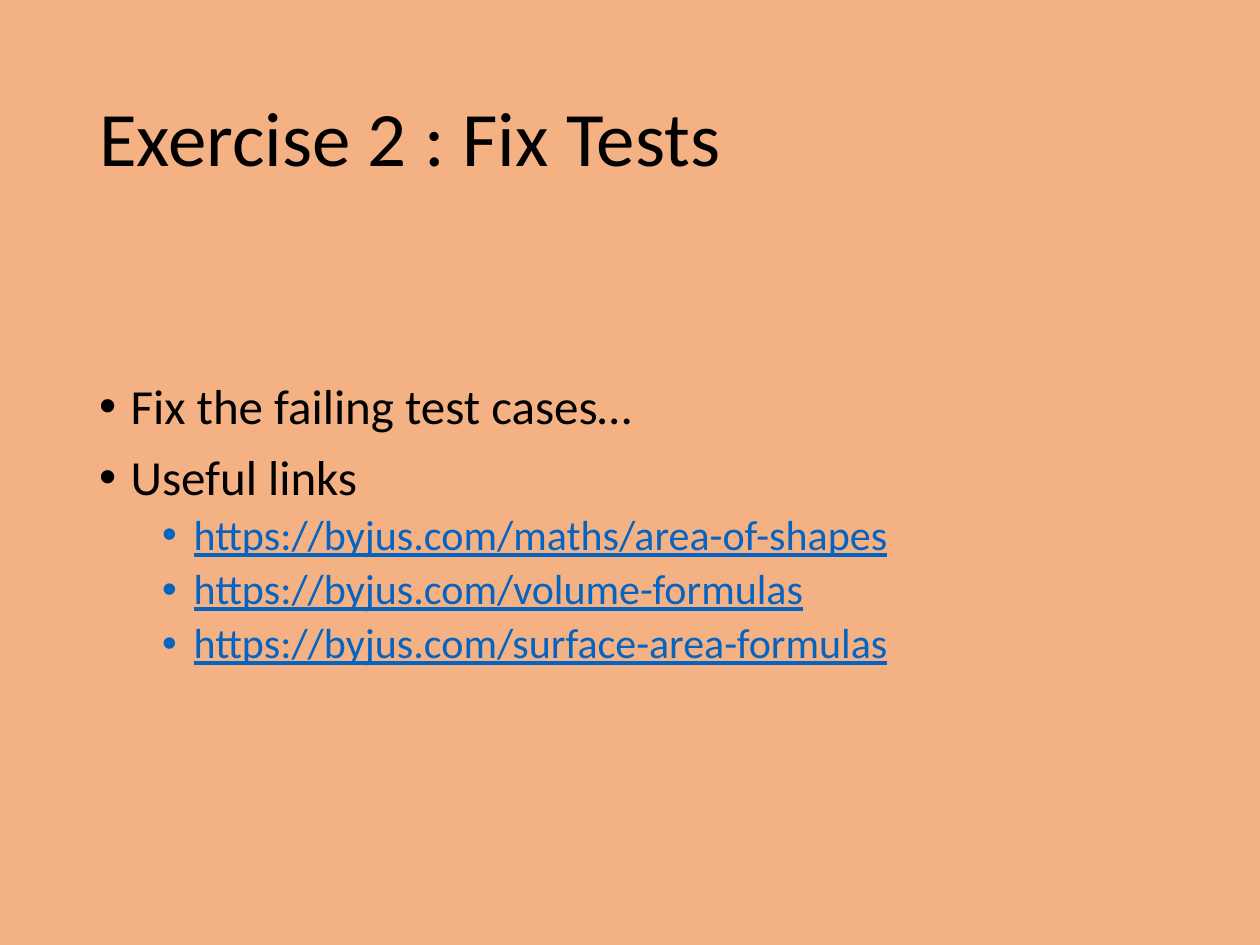
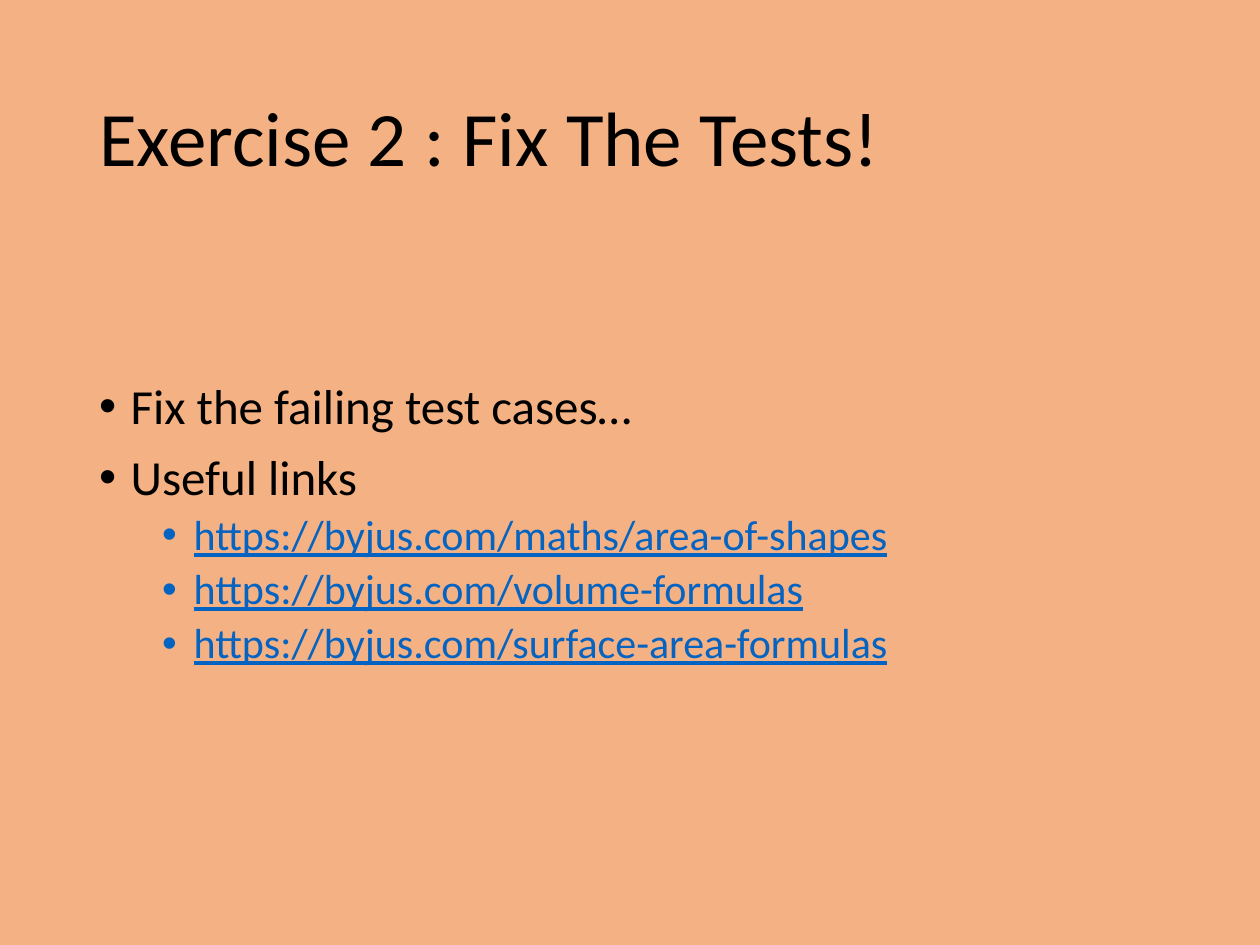
Before and after one commit to PrincetonUniversity/intro_debugging, a slide deck: slide 9 of 01_overview/Introduction_To_Debugging.pptx (slide 6 before the commit). Drawn at 1260x945 pixels with LibreOffice and Linux fonts; fonts in the diff are those of the drawing. Boxes give left, top, right and bottom in pixels: in the first picture for what was removed or moved away, otherwise in the second. Text is boxed around its words. In the diff, an @@ line names an element or a change of style, - is before the commit and + after.

```diff
--- a/01_overview/Introduction_To_Debugging.pptx
+++ b/01_overview/Introduction_To_Debugging.pptx
@@ title at (99,112,879,167): text changed @@
-Exercise 2 : Fix Tests
+Exercise 2 : Fix The Tests!
```
Also in this commit, not shown: 7 other slides changed, 6 slides added, 4 other files.
